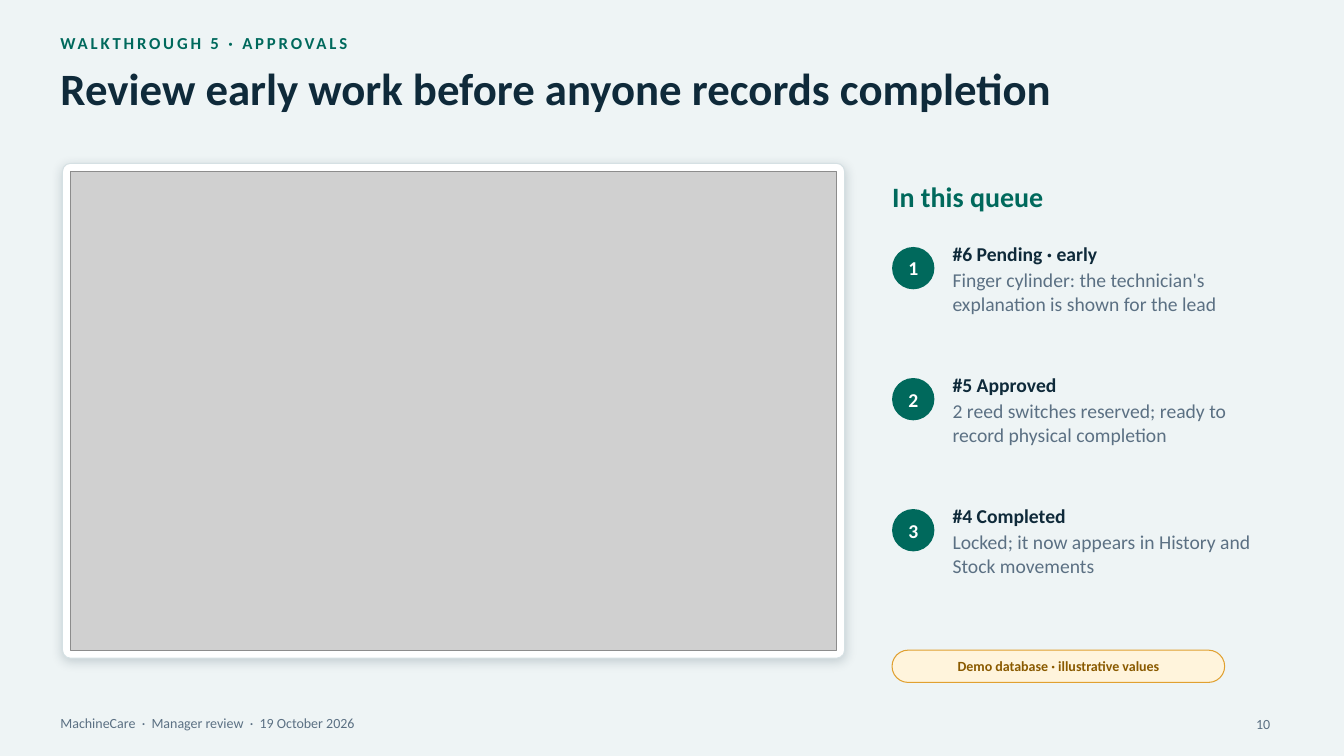
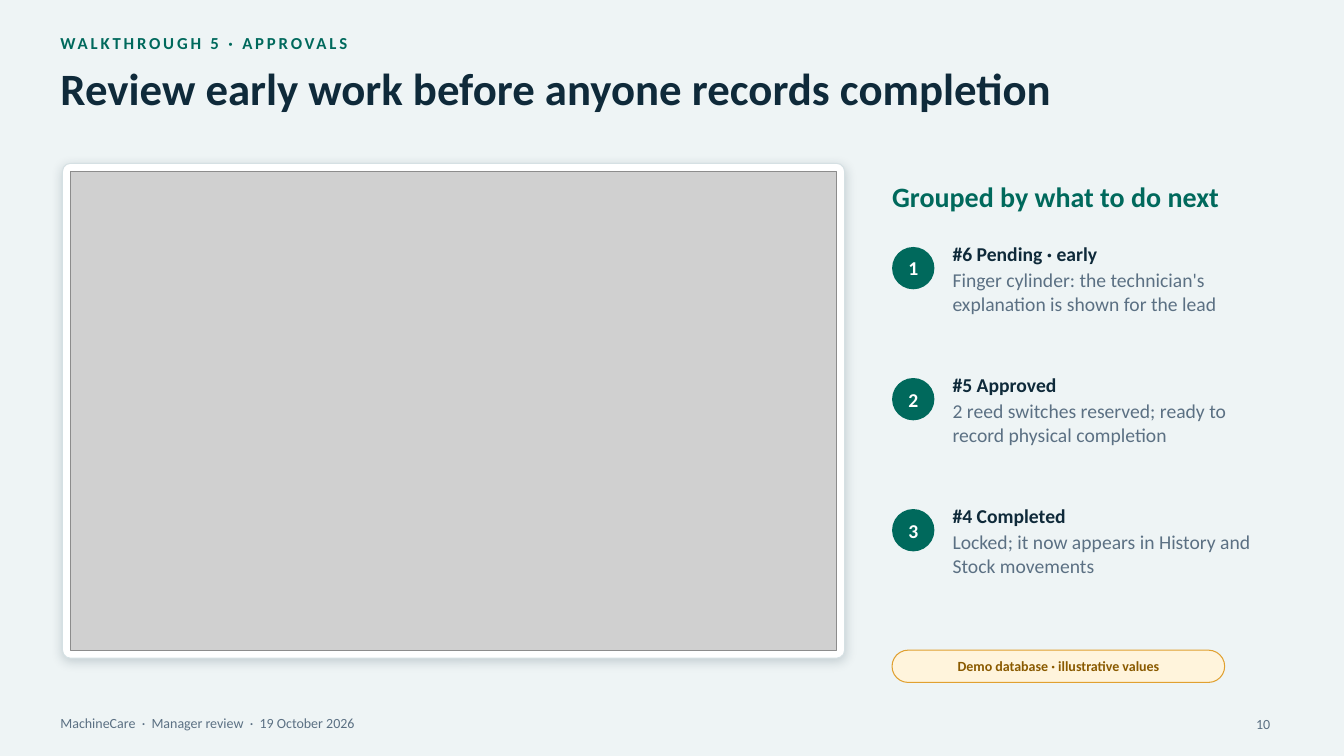
Before and after one commit to Marina-Safwat/MachineCare, a slide deck: slide 10 of docs/manager-presentation-2026-10-19/final/MachineCare_Manager_Review_Final.pptx. Drawn at 1344x756 pixels with LibreOffice and Linux fonts; fonts in the diff are those of the drawing; grey boxes stand for pictures. Boxes give left, top, right and bottom in pixels: in the first picture for what was removed or moved away, otherwise in the second. Text is boxed around its words. In the diff, an @@ line names an element or a change of style, - is before the commit and + after.

```diff
--- a/docs/manager-presentation-2026-10-19/final/MachineCare_Manager_Review_Final.pptx
+++ b/docs/manager-presentation-2026-10-19/final/MachineCare_Manager_Review_Final.pptx
@@ text at (x1=892, y1=187, x2=1219, y2=212): text changed @@
-In this queue
+Grouped by what to do next
```
Also in this commit, not shown: 2 other slides changed, 16 other files.
